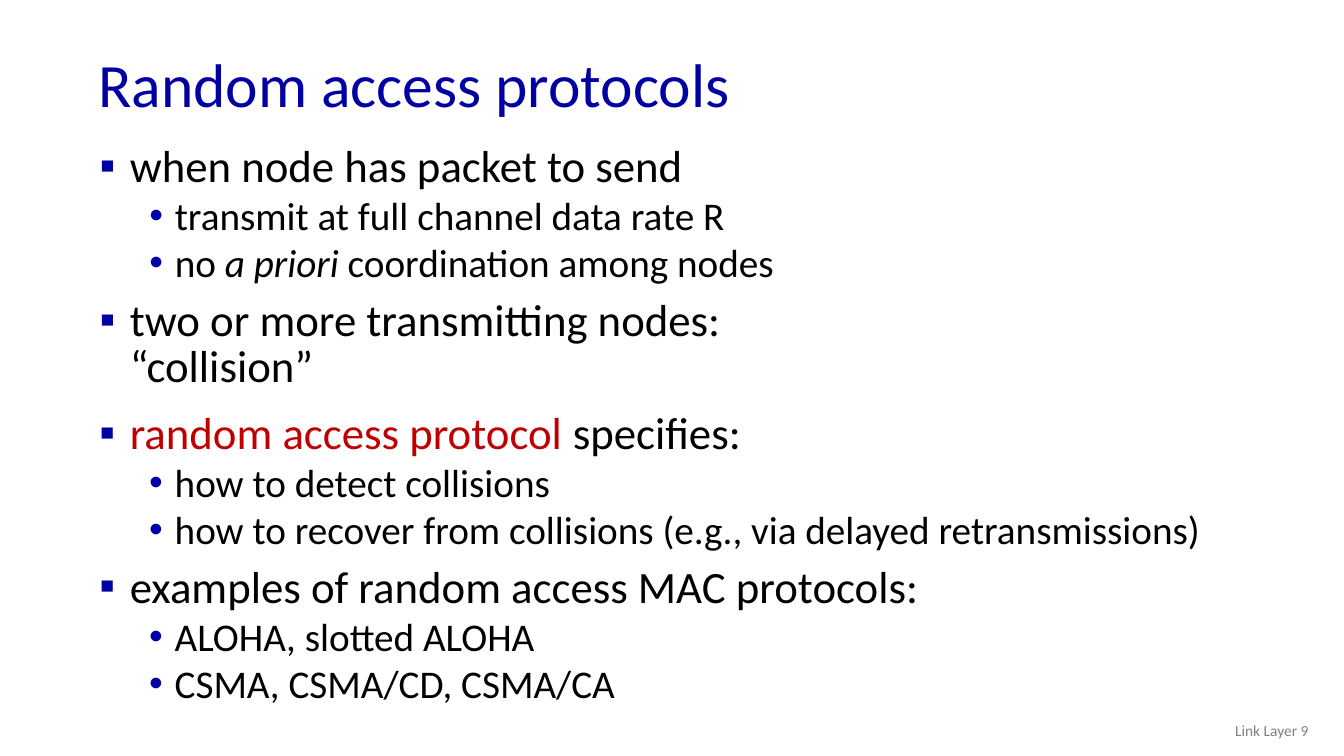
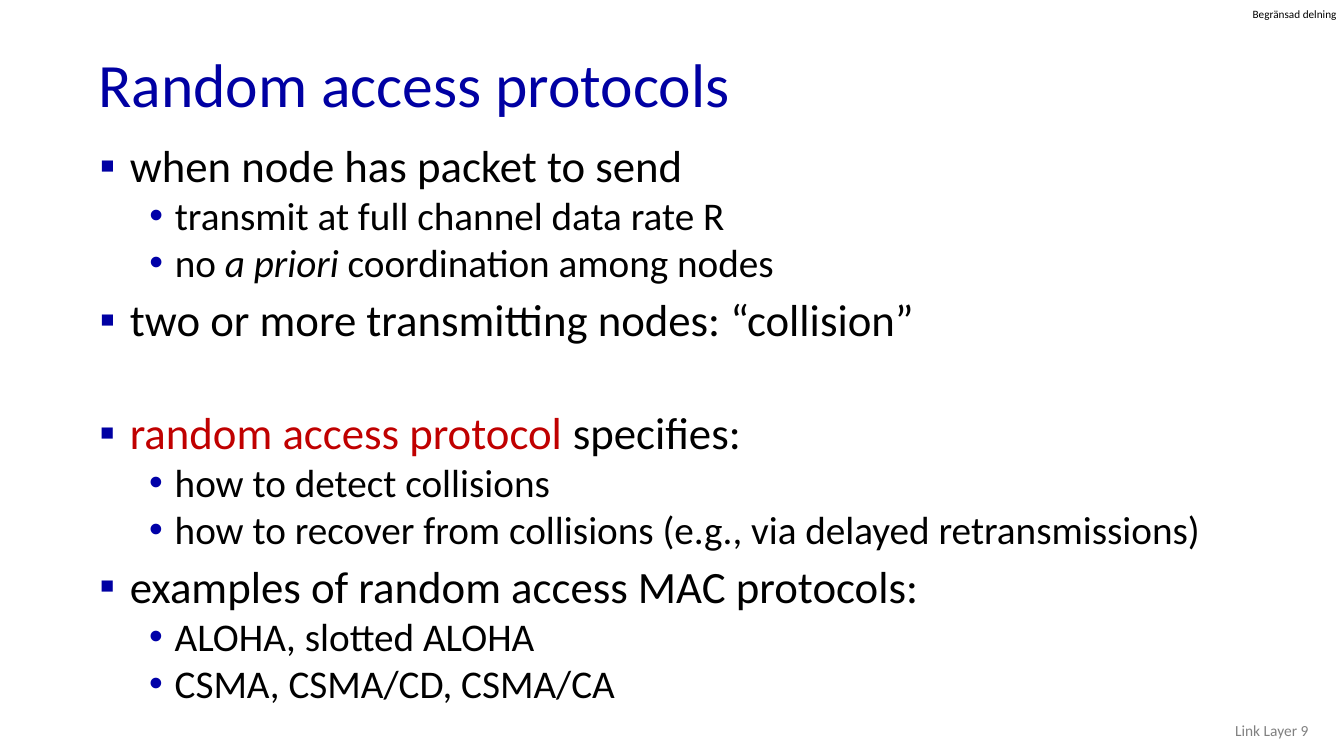
Before and after one commit to guhofstra/CSC175, a slide deck: slide 9 of PPTs/6.3 MAC Protocols.pptx. Drawn at 1344x756 pixels with LibreOffice and Linux fonts; fonts in the diff are those of the drawing. Boxes give left, top, right and bottom in pixels: in the first picture for what was removed or moved away, otherwise in the second. Text is boxed around its words. In the diff, an @@ line names an element or a change of style, - is before the commit and + after.

```diff
--- a/PPTs/6.3 MAC Protocols.pptx
+++ b/PPTs/6.3 MAC Protocols.pptx
@@ text added at (1253, 10, 1337, 20), 8 pt, text #000000 @@
+Begränsad delning
@@ text "when node has packet to ..." rewrapped from (130, 151, 774, 383) to (130, 151, 913, 344) @@
```
Also in this commit, not shown: 20 other slides changed, 2 slides removed, 31 other files.
